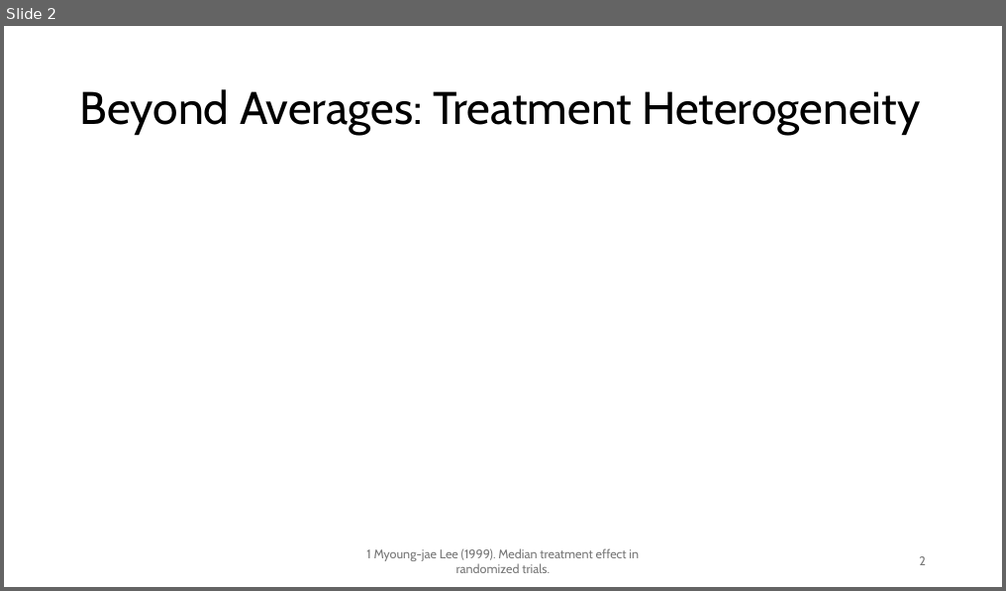
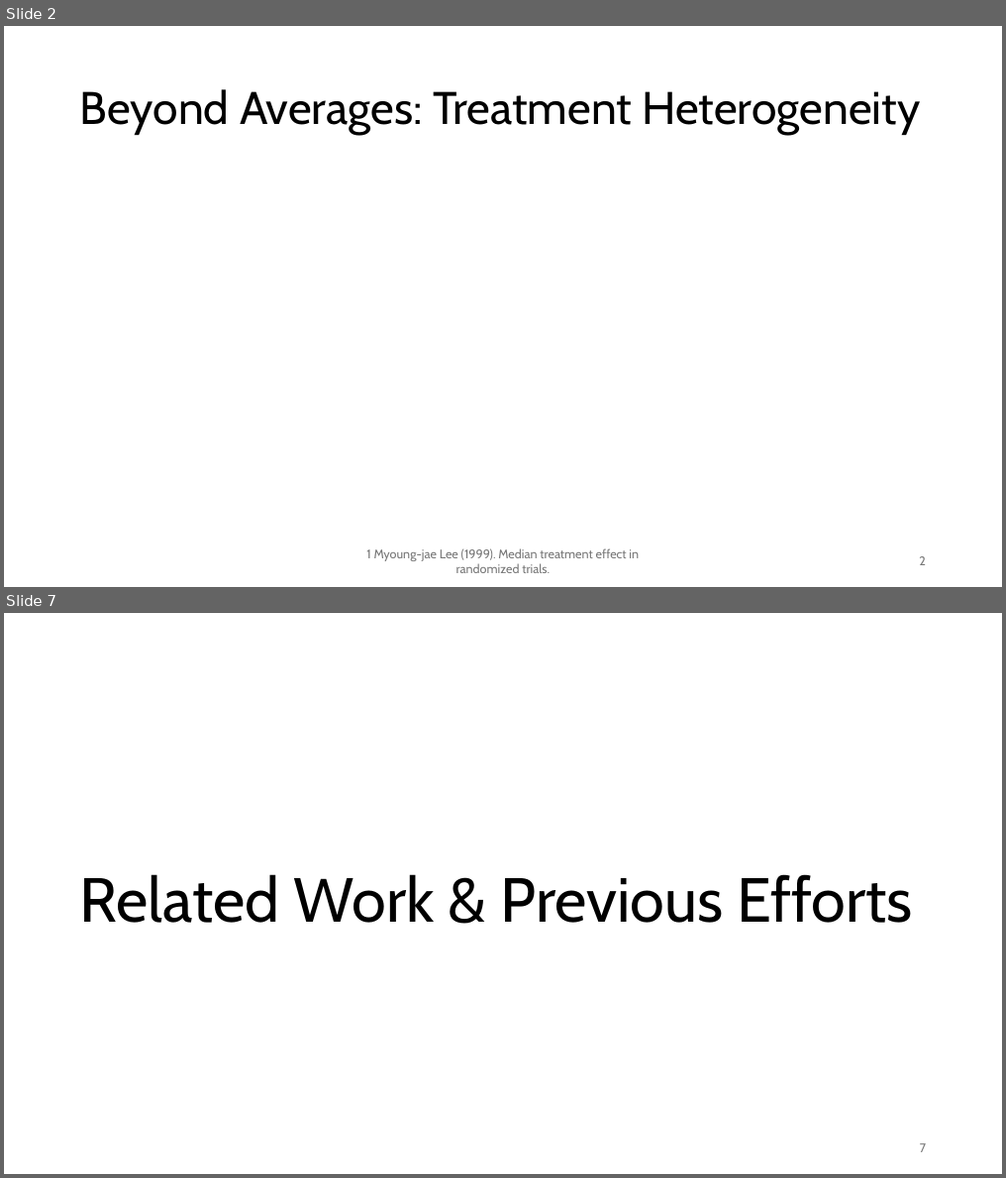
Before and after one commit to chasehmathis/dkw-ind-treat-effect, a slide deck: dkw-po-presentation.pptx. Shown one above the other, each under a label of ours: slide 2 before the commit, slides 2 and 7 after it; the slides between them are not shown. The pictures are 1006x591 and 1006x1178 pixels, drawn with LibreOffice and Linux fonts; fonts in the diff are those of the drawing; grey boxes stand for pictures. Boxes give left, top, right and bottom in pixels: in the first picture for what was removed or moved away, otherwise in the second. Text is boxed around its words. In the diff, an @@ line names an element or a change of style, - is before the commit and + after.

```diff
--- a/dkw-po-presentation.pptx
+++ b/dkw-po-presentation.pptx
@@ slide 7 added at [4, 613, 1002, 1174], background #FFFFFF @@
@@ title added at [80, 874, 913, 923], 60 pt, text #000000 @@
+Related Work & Previous Efforts
@@ page number added at [920, 1144, 926, 1153], 12 pt, text #797979 @@
+7
```
Also in this commit, not shown: 1 slide changed, 8 other slides added, 11 other files.
